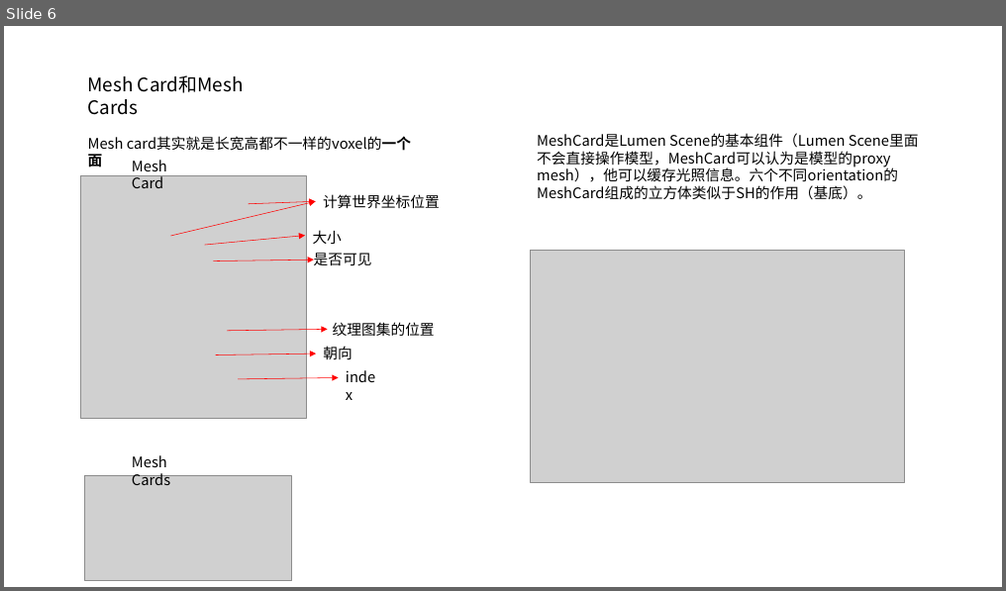
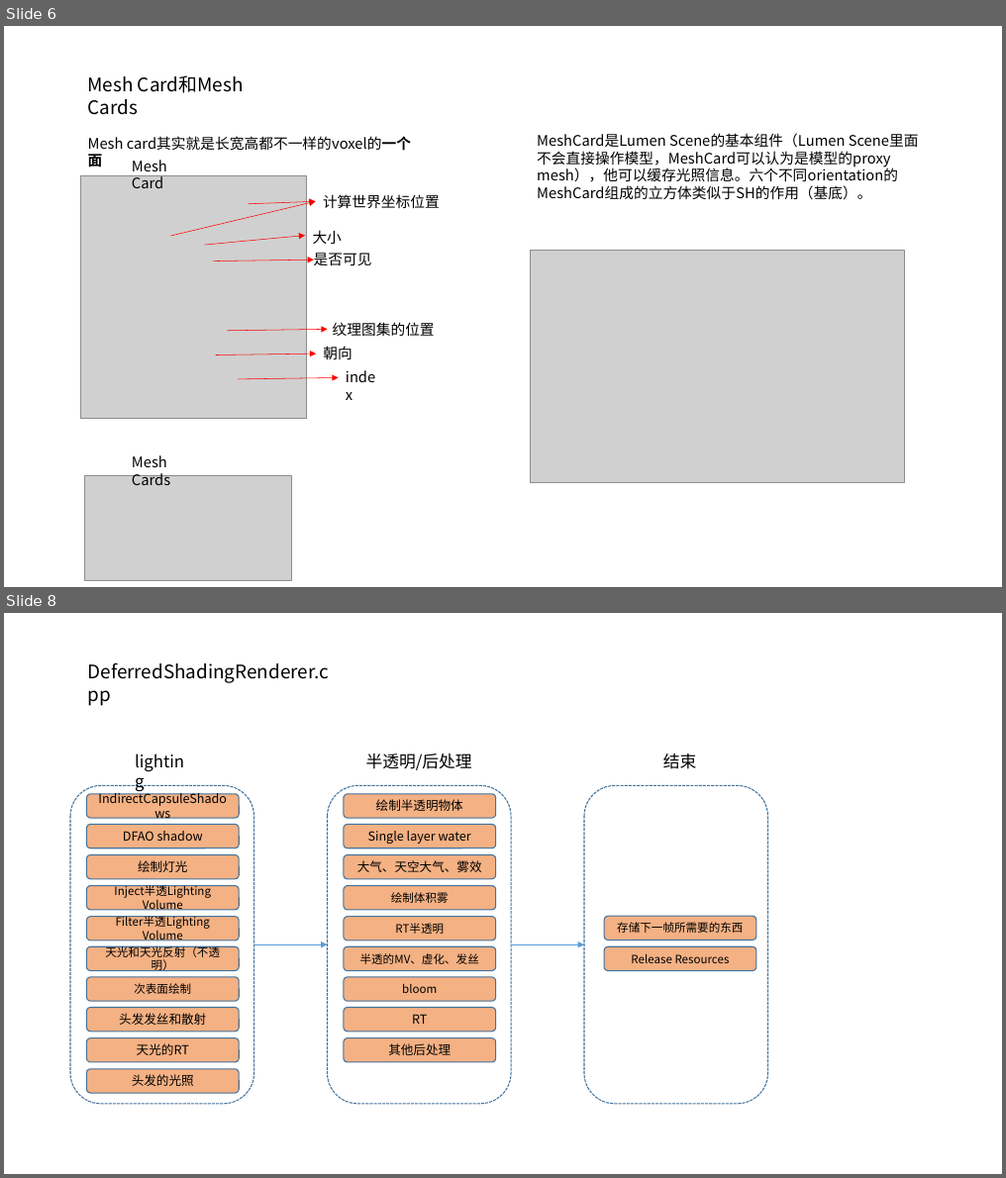
Before and after one commit to Tianji95/CG_learning_note, a slide deck: UE5_analysis/Lumen分析图.pptx. Shown one above the other, each under a label of ours: slide 6 before the commit, slides 6 and 8 after it; the slides between them are not shown. The pictures are 1006x591 and 1006x1178 pixels, drawn with LibreOffice and Linux fonts; fonts in the diff are those of the drawing; grey boxes stand for pictures. Boxes give left, top, right and bottom in pixels: in the first picture for what was removed or moved away, otherwise in the second. Text is boxed around its words. In the diff, an @@ line names an element or a change of style, - is before the commit and + after.

```diff
--- a/UE5_analysis/Lumen分析图.pptx
+++ b/UE5_analysis/Lumen分析图.pptx
@@ slide 8 added at (x1=4, y1=613, x2=1002, y2=1174), background #FFFFFF @@
@@ text added at (x1=88, y1=663, x2=329, y2=683), 18 pt, text #000000 @@
+DeferredShadingRenderer.cpp
@@ text added at (x1=128, y1=748, x2=197, y2=775), 16 pt, text #000000 @@
+lighting
@@ text added at (x1=366, y1=754, x2=472, y2=770), 16 pt, text #000000 @@
+半透明/后处理
@@ text added at (x1=663, y1=754, x2=697, y2=769), 16 pt, text #000000 @@
+结束
@@ rounded rectangle added at (x1=70, y1=786, x2=254, y2=1104), outline #43739E 1 pt dashed @@
@@ rounded rectangle added at (x1=328, y1=786, x2=511, y2=1104), outline #43739E 1 pt dashed @@
@@ rounded rectangle added at (x1=584, y1=786, x2=767, y2=1104), outline #43739E 1 pt dashed @@
@@ rounded rectangle added at (x1=86, y1=794, x2=239, y2=818), fill #F4B183, outline #43739E 1 pt, 12 pt, text #000000 @@
+IndirectCapsuleShadows
@@ rounded rectangle added at (x1=344, y1=794, x2=496, y2=818), fill #F4B183, outline #43739E 1 pt, 12 pt, text #000000 @@
+绘制半透明物体
@@ rounded rectangle added at (x1=86, y1=824, x2=239, y2=848), fill #F4B183, outline #43739E 1 pt, 12 pt, text #000000 @@
+DFAO shadow
@@ rounded rectangle added at (x1=344, y1=824, x2=496, y2=848), fill #F4B183, outline #43739E 1 pt, 12 pt, text #000000 @@
+Single layer water
@@ rounded rectangle added at (x1=86, y1=855, x2=239, y2=878), fill #F4B183, outline #43739E 1 pt, 12 pt, text #000000 @@
+绘制灯光
@@ rounded rectangle added at (x1=344, y1=855, x2=496, y2=878), fill #F4B183, outline #43739E 1 pt, 12 pt, text #000000 @@
+大气、天空大气、雾效
@@ rounded rectangle added at (x1=86, y1=886, x2=239, y2=910), fill #F4B183, outline #43739E 1 pt, 11 pt, text #000000 @@
+Inject半透Lighting Volume
@@ rounded rectangle added at (x1=344, y1=886, x2=496, y2=910), fill #F4B183, outline #43739E 1 pt, 11 pt, text #000000 @@
+绘制体积雾
@@ rounded rectangle added at (x1=86, y1=917, x2=239, y2=941), fill #F4B183, outline #43739E 1 pt, 11 pt, text #000000 @@
+Filter半透Lighting Volume
@@ rounded rectangle added at (x1=344, y1=917, x2=496, y2=941), fill #F4B183, outline #43739E 1 pt, 11 pt, text #000000 @@
+RT半透明
@@ rounded rectangle added at (x1=604, y1=916, x2=756, y2=940), fill #F4B183, outline #43739E 1 pt, 11 pt, text #000000 @@
+存储下一帧所需要的东西
@@ rounded rectangle added at (x1=86, y1=947, x2=239, y2=970), fill #F4B183, outline #43739E 1 pt, 11 pt, text #000000 @@
+天光和天光反射（不透明）
@@ arrow added from (254, 945) to (328, 945), #5B9BD5 0.5 pt @@
@@ rounded rectangle added at (x1=344, y1=947, x2=496, y2=970), fill #F4B183, outline #43739E 1 pt, 11 pt, text #000000 @@
+半透的MV、虚化、发丝
@@ arrow added from (511, 945) to (584, 945), #5B9BD5 0.5 pt @@
@@ rounded rectangle added at (x1=604, y1=947, x2=756, y2=970), fill #F4B183, outline #43739E 1 pt, 11 pt, text #000000 @@
+Release Resources
@@ rounded rectangle added at (x1=86, y1=977, x2=239, y2=1001), fill #F4B183, outline #43739E 1 pt, 11 pt, text #000000 @@
+次表面绘制
@@ rounded rectangle added at (x1=344, y1=977, x2=496, y2=1001), fill #F4B183, outline #43739E 1 pt, 11 pt, text #000000 @@
+bloom
@@ rounded rectangle added at (x1=86, y1=1008, x2=239, y2=1032), fill #F4B183, outline #43739E 1 pt, 12 pt, text #000000 @@
+头发发丝和散射
@@ rounded rectangle added at (x1=344, y1=1008, x2=496, y2=1032), fill #F4B183, outline #43739E 1 pt, 12 pt, text #000000 @@
+RT
@@ rounded rectangle added at (x1=86, y1=1039, x2=239, y2=1062), fill #F4B183, outline #43739E 1 pt, 12 pt, text #000000 @@
+天光的RT
@@ rounded rectangle added at (x1=344, y1=1039, x2=496, y2=1062), fill #F4B183, outline #43739E 1 pt, 12 pt, text #000000 @@
+其他后处理
@@ rounded rectangle added at (x1=86, y1=1069, x2=239, y2=1093), fill #F4B183, outline #43739E 1 pt, 12 pt, text #000000 @@
+头发的光照
```
Also in this commit, not shown: 1 slide changed, 10 other slides added, 4 slides removed.
